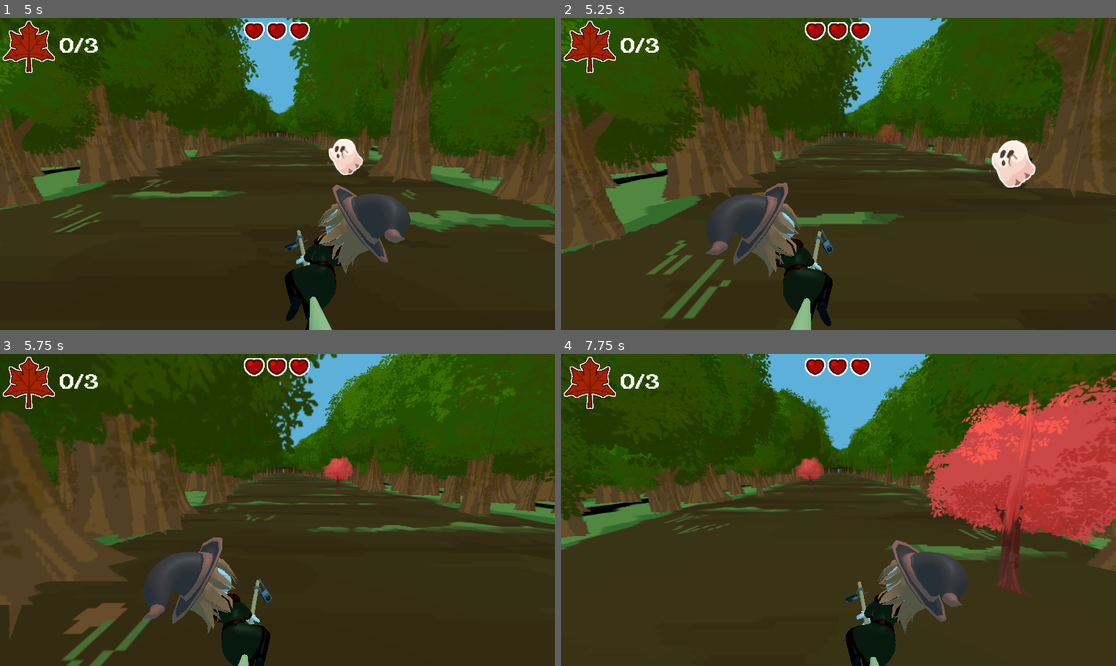
Above: before the commit, frames 1-4 (two rows, left to right).
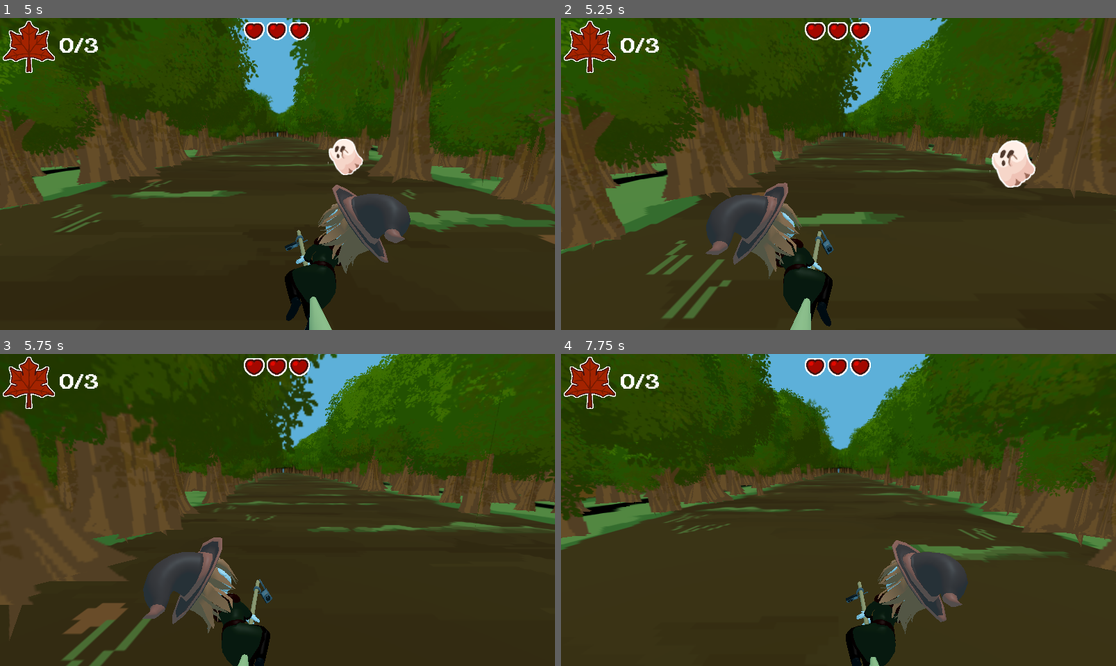
Above: after the commit, the same moments.

Repository: wewewer123/Cozy-Chaos-Fall-2025
Game: Godot game, scene res://scenes/game/GameHolder.tscn
Same seed, same stepped clock (60 frames per second), same inputs: the game is played once before the commit and once after it.
Inputs (mouse positions are in pixels of both pictures, inside the frame that each line leads up to):
- Up to frame 1 (5 s): tap Enter at 0.5 s; move the mouse to (399, 158) at 0.52 s; hold D (right) 0.53-1.25 s; tap T at 0.6, 4.35 s; click (399, 158) at 0.67 s; click "start" at 1.25 s; click "start" at 2 s; move the mouse to (166, 189) at 2.77 s; hold A (left) 2.78-3.53 s; tap Y at 2.85 s; move the mouse to (333, 105) at 3.52 s; hold D (right) from 3.53 s (still down); tap Tab at 3.6 s; move the mouse to (249, 236) at 4.27 s; click (249, 236) at 4.42 s
- Up to frame 2 (5.25 s): move the mouse to (1005, 220) at 5.02 s; release D (right) at 5.03 s; hold A (left) from 5.03 s (still down); tap Y at 5.1 s
- Up to frame 3 (5.75 s): keep holding A (left)
- Up to frame 4 (7.75 s): move the mouse to (672, 463) at 5.77 s; tap Tab at 5.85 s; move the mouse to (866, 510) at 6.52 s; tap T at 6.6 s; click (866, 510) at 6.67 s; move the mouse to (755, 432) at 7.27 s; release A (left) at 7.28 s; hold D (right) from 7.28 s (still down); tap Y at 7.35 s

Frame 1 is identical in both runs. In frame 2, 0.2% of the frame differs, in the area x 56-61%, y 33-40%; in frame 3, 0.3%; in frame 4, 14%, in the area x 42-100%, y 5-77%.

Commit message:
Fixes Bug With Global Difficulty Settings
Due to the spawner changes - the difficulty settings weren't translated correctly to the spawn timers

Diff:
--- a/scenes/game/GameManager.tscn
+++ b/scenes/game/GameManager.tscn
@@ -39,4 +39,4 @@
 volume_db = 10.0
 
 [node name="Backgroundmusic" parent="." instance=ExtResource("14_gvcca")]
-volume_db = -5.0
+volume_db = -10.0
--- a/scenes/lane_objects/lane_spawner.tscn
+++ b/scenes/lane_objects/lane_spawner.tscn
@@ -23,6 +23,5 @@
 transform = Transform3D(1, 0, 0, 0, 1, 0, 0, 0, 1, 7, 0, 0)
 
 [node name="LaneSpawnTimer" parent="." instance=ExtResource("6_sbwys")]
-level = 5
 
 [connection signal="timeout" from="LaneSpawnTimer" to="." method="_on_lane_spawn_timer_timeout"]
--- a/scenes/player/witch_voice_line_manager.tscn
+++ b/scenes/player/witch_voice_line_manager.tscn
@@ -34,4 +34,3 @@
 vl4_4 = ExtResource("17_mdagt")
 
 [node name="AudioStreamPlayer2D" type="AudioStreamPlayer2D" parent="."]
-volume_db = 10.0
--- a/scenes/world/Levels/Level2.tscn
+++ b/scenes/world/Levels/Level2.tscn
@@ -31,6 +31,7 @@
 
 [node name="LaneSpawner" parent="." instance=ExtResource("4_u6557")]
 transform = Transform3D(1, 0, 0, 0, 1, 0, 0, 0, 1, 0, 0, -25)
+level = 3
 
 [node name="TreeSpawner" parent="." instance=ExtResource("9_jvilp")]
 tree_collection = ExtResource("10_kkefh")
--- a/scenes/world/Levels/Level3.tscn
+++ b/scenes/world/Levels/Level3.tscn
@@ -31,6 +31,7 @@
 
 [node name="LaneSpawner" parent="." instance=ExtResource("4_vy503")]
 transform = Transform3D(1, 0, 0, 0, 1, 0, 0, 0, 1, 0, 0, -25)
+level = 4
 
 [node name="TreeSpawner" parent="." instance=ExtResource("9_h7hjd")]
 tree_collection = ExtResource("10_hna0g")
--- a/scenes/world/Levels/Level4.tscn
+++ b/scenes/world/Levels/Level4.tscn
@@ -31,6 +31,7 @@
 
 [node name="LaneSpawner" parent="." instance=ExtResource("4_mgf4m")]
 transform = Transform3D(1, 0, 0, 0, 1, 0, 0, 0, 1, 0, 0, -25)
+level = 5
 
 [node name="TreeSpawner" parent="." instance=ExtResource("9_mvwpp")]
 tree_collection = ExtResource("10_iwh7l")
--- a/scripts/lane_objects/Spawner.gd
+++ b/scripts/lane_objects/Spawner.gd
@@ -1,6 +1,7 @@
 extends Node3D
 class_name Spawner
 
+@export var level: GameManager.game_states = GameManager.game_states.LEVEL1
 @export var tree_inst: PackedScene
 @export var ghost_inst: PackedScene
 @export var leaf_inst: PackedScene
@@ -27,6 +28,8 @@
 func init(spawned_object_parent: Node, player_locator:PlayerLocator) -> void:
 	self.player_locat = player_locator
 	self.object_parent = spawned_object_parent
+	var timer:LaneSpawnTimer = $LaneSpawnTimer
+	timer.init(Globals.LANE_SPAWN_TIMERS.get(level))
 
 	rng.randomize()
 	lanes = []
--- a/scripts/world/lane_spawn_time_manager.gd
+++ b/scripts/world/lane_spawn_time_manager.gd
@@ -1,10 +1,8 @@
 extends Timer
 class_name LaneSpawnTimer
 
-@export var level: GameManager.game_states = GameManager.game_states.LEVEL1
-
-func _ready() -> void:
-	wait_time = Globals.LANE_SPAWN_TIMERS.get(level)
+func init(_wait_time:float):
+	wait_time = _wait_time
 
 func start_timer() -> void:
 	start()
